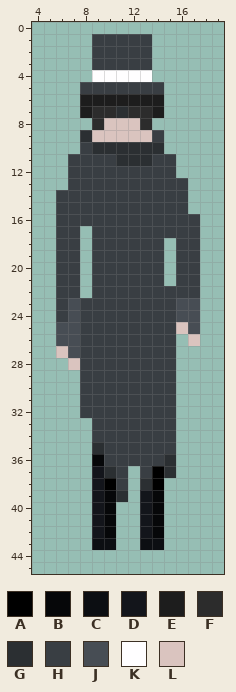
Pixel-art sprite: assets/lisotem.png. This is how it looked before the edit.
The file is 24x48 pixels. Colours within 5 levels of each other are drawn and written as one. Shown: x 4..19, y 0..45.
Palette (. is transparent): A #000000  B #060709  C #0c0e12  D #13151b  E #1d1d1d  F #2c2c2c  G #2b2f32  H #393e43  J #474d54  K #fffeff  L #dac4bf
Pixels before, first column x 6:
 1 ...HHHHH....
 2 ...HHHHH....
 3 ...HHHHH....
 4 ...KKKKK....
 5 ..HHHHHHH...
 6 ..EEEEEEE...
 7 ..EFFGFFE...
 8 ...FLLLF....
 9 ..GLLLLLH...
10 ..HGGGGGG...
11 .HHHHGGGHH..
12 .HHHHHHHHH..
13 .HHHHHHHHHH.
14 HHHHHHHHHHH.
15 HHHHHHHHHHH.
16 HHHHHHHHHHHH
17 HH.HHHHHHHHH
18 HH.HHHHHH.HH
19 HH.HHHHHH.HH
20 HH.HHHHHH.HH
21 HH.HHHHHH.HH
22 HH.HHHHHHHHH
23 HJHHHHHHHHJJ
24 HJHHHHHHHHJJ
25 JJHHHHHHHHLJ
26 JJHHHHHHHH.L
27 LJHHHHHHHH..
28 .LHHHHHHHH..
29 ..HHHHHHHH..
30 ..HHHHHHHH..
31 ..HHHHHHHH..
32 ..HHHHHHHH..
33 ...HHHHHHH..
34 ...HHHHHHH..
35 ...GHHHHHH..
36 ...BHHHHHG..
37 ...DGH.HAG..
38 ...DAH.GA...
39 ...DBG.DB...
40 ...DB..DB...
41 ...DB..DB...
42 ...DB..DB...
43 ...CC..CC...
The same view after the edit:
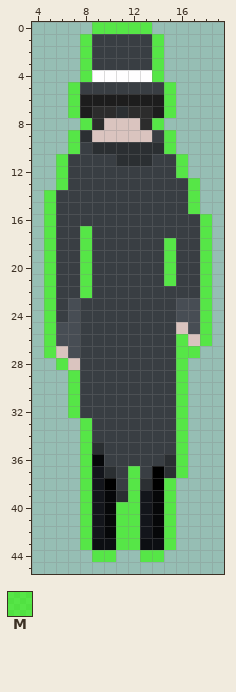
Colours new in this view: M #2cff009b
Difference:
y 0: x 9..13 ..... -> MMMMM
y 1..4: x 8 . -> M; x 14 . -> M
y 5..7: x 7 . -> M; x 15 . -> M
y 8: x 8 . -> M; x 14 . -> M
y 9..10: x 7 . -> M; x 15 . -> M
y 11..12: x 6 . -> M; x 16 . -> M
y 13: x 6 . -> M; x 17 . -> M
y 14..15: x 5 . -> M; x 17 . -> M
y 16: x 5 . -> M; x 18 . -> M
y 17: x 5 . -> M; x 8 . -> M; x 18 . -> M
y 18..21: x 5 . -> M; x 8 . -> M; x 15 . -> M; x 18 . -> M
y 22: x 5 . -> M; x 8 . -> M; x 18 . -> M
y 23..25: x 5 . -> M; x 18 . -> M
y 26: x 5 . -> M; x 16 . -> M; x 18 . -> M
y 27: x 5 . -> M; x 16..17 .. -> MM
y 28: x 6 . -> M; x 16 . -> M
y 29..32: x 7 . -> M; x 16 . -> M
y 33..36: x 8 . -> M; x 16 . -> M
y 37: x 8 . -> M; x 12 . -> M; x 16 . -> M
y 38..39: x 8 . -> M; x 12 . -> M; x 15 . -> M
y 40..43: x 8 . -> M; x 11..12 .. -> MM; x 15 . -> M
y 44: x 9..10 .. -> MM; x 13..14 .. -> MM
